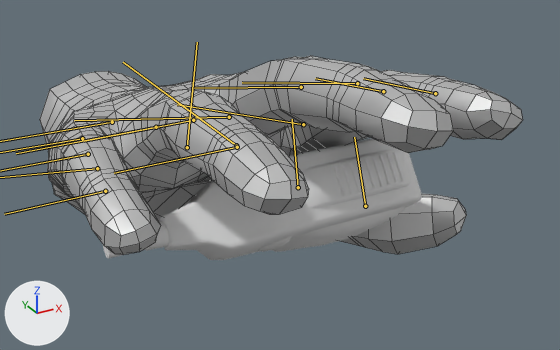
A saved change to the Blender file Assets/BasicVRHands/Meshes/male_hand_low_r_radio.blend.
One viewpoint serves both versions: a camera (50 mm lens) standing at (-0.1, -0.206, 0.092) and looking at (0.02, 0.012, -0.017). Every picture has the same lights, and +X, +Y and +Z are marked at lower left. The bones that bend it are drawn over the model as lines. Mesh edges are drawn as thin lines on the coarser meshes.

Names of what the first picture shows: 'Radio_Lo', 'male_hand_low_r'.
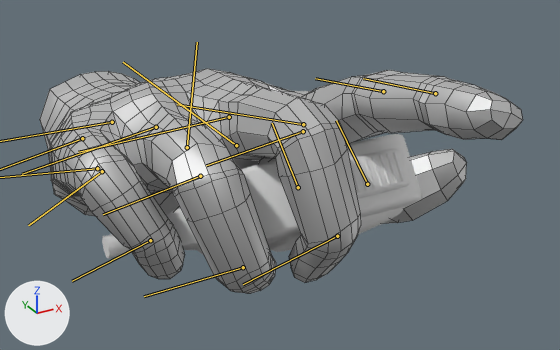
Commit message: animations for hands

The newer file adds an action. The first version stands in its rest pose; the second is drawn at frame 1 of the action 'Open Finger'.

Boxes [x1, y1, x2, y2] around the edits, measured in the pictures (560 x 350 px):
'male_hand_low_r', posed (13% taller): before [40, 56, 523, 255]; after [40, 68, 523, 293]
bone 'pinky_r_002', root to tip: before (105, 191) to (4, 214); after (150, 240) to (72, 281)
bone 'thumb_r_001', root to tip: before (298, 187) to (292, 119); after (298, 187) to (272, 123)
bone 'middle_r', root to tip: before (229, 117) to (74, 120); after (229, 117) to (78, 152)
bone 'middle_r_001', root to tip: before (301, 87) to (194, 88); after (303, 131) to (206, 165)
bone 'middle_r_002', root to tip: before (357, 83) to (242, 82); after (337, 236) to (243, 284)
bone 'ring_r', root to tip: before (156, 127) to (16, 153); after (156, 127) to (22, 174)
bone 'ring_r_001', root to tip: before (193, 120) to (84, 141); after (200, 176) to (103, 214)
bone 'ring_r_002', root to tip: before (237, 147) to (114, 173); after (243, 267) to (144, 296)

The change in detail:
Bone 'pinky_r' (bone_pinky_r) turns from (0, 0, 0) to (11, -9, -4) degrees about its own x, y and z.
Bone 'pinky_r_001' (bone_pinky_r_001) turns from (0, 0, 0) to (17, -62, -27) degrees about its own x, y and z.
Bone 'pinky_r_002' (bone_pinky_r_002) turns from (0, 0, 0) to (24, -37, -4) degrees about its own x, y and z.
Bone 'thumb_r_001' (bone_thumb_r_001) turns from (0, 0, 0) to (8, 8, 13) degrees about its own x, y and z.
Bone 'middle_r' (bone_middle_r) turns from (0, 0, 0) to (11, -14, 0) degrees about its own x, y and z.
Bone 'middle_r_001' (bone_middle_r_001) turns from (0, 0, 0) to (6, -68, -13) degrees about its own x, y and z.
Bone 'middle_r_002' (bone_middle_r_002) turns from (0, 0, 0) to (8, -46, -8) degrees about its own x, y and z.
Bone 'ring_r' (bone_ring_r) turns from (0, 0, 0) to (9, -21, 0) degrees about its own x, y and z.
Bone 'ring_r_001' (bone_ring_r_001) turns from (0, 0, 0) to (34, -59, -12) degrees about its own x, y and z.
Bone 'ring_r_002' (bone_ring_r_002) turns from (0, 0, 0) to (-1, -50, 7) degrees about its own x, y and z.
